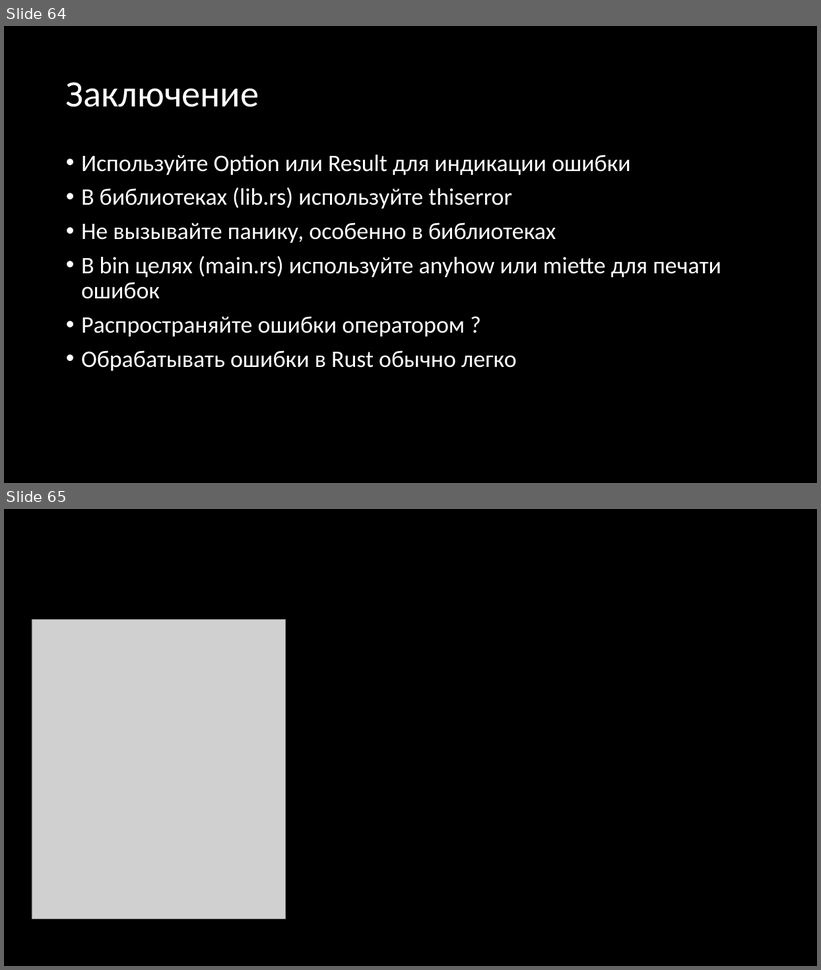
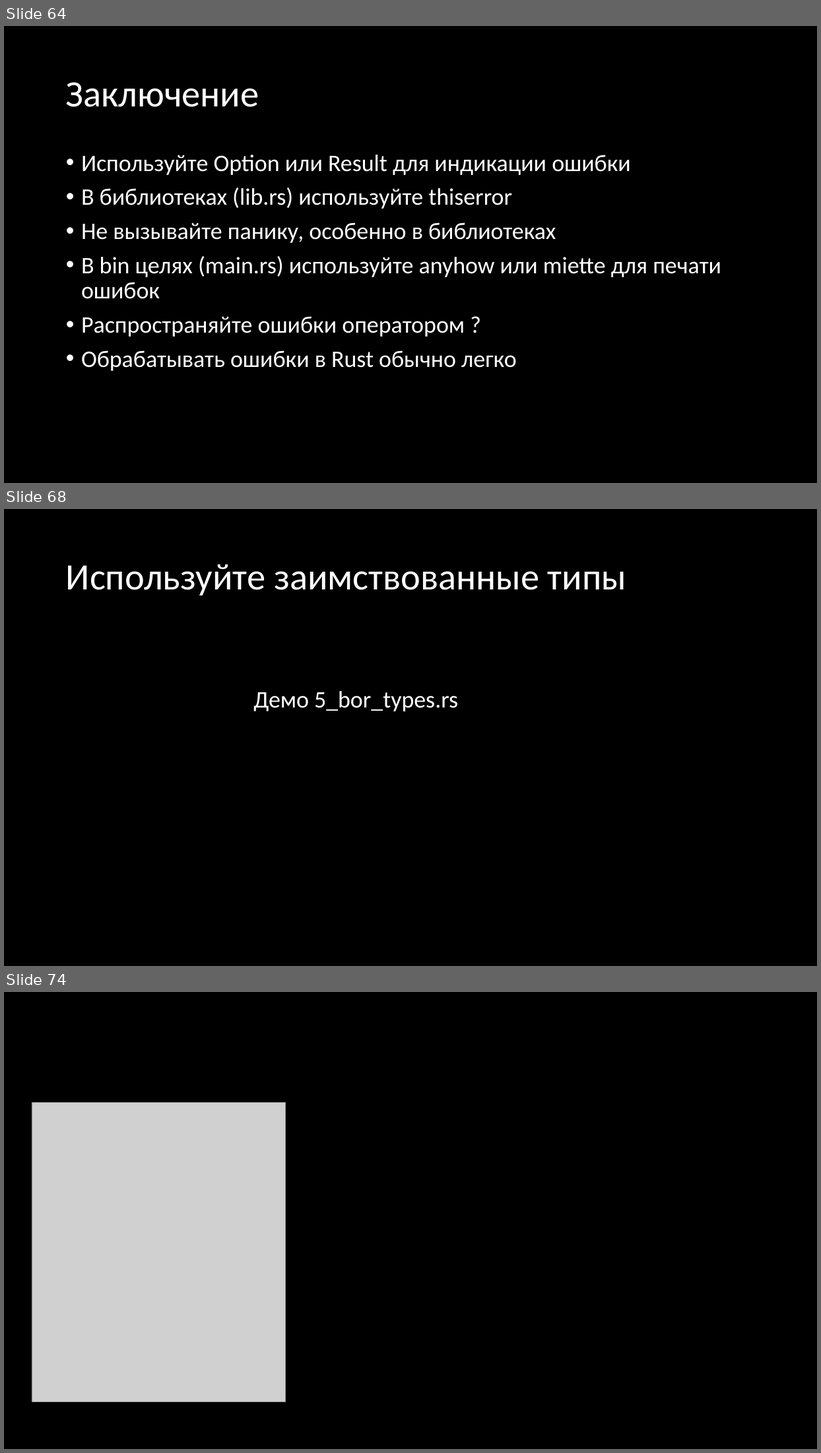
Before and after one commit to Gordon01/learn-rust, a slide deck: keynotes/Rust 2024.pptx. Shown one above the other, each under a label of ours: slides 64 and 65 before the commit, slides 64, 68 and 74 after it; the slides between them are not shown. The pictures are 821x970 and 821x1453 pixels, drawn with LibreOffice and Linux fonts; fonts in the diff are those of the drawing; grey boxes stand for pictures. Boxes give left, top, right and bottom in pixels: in the first picture for what was removed or moved away, otherwise in the second. Text is boxed around its words. In the diff, an @@ line names an element or a change of style, - is before the commit and + after.

```diff
--- a/keynotes/Rust 2024.pptx
+++ b/keynotes/Rust 2024.pptx
@@ slide 68 added at (4, 509, 817, 966), background #000000 @@
@@ title added at (66, 564, 626, 595), 44 pt, text #FFFFFF @@
+Используйте заимствованные типы
@@ text added at (253, 691, 458, 712), 28 pt, text #FFFFFF @@
+Демо 5_bor_types.rs
@@ what was slide 65 is now slide 74 @@
```
Also in this commit, not shown: 8 other slides added, 3 other files.
